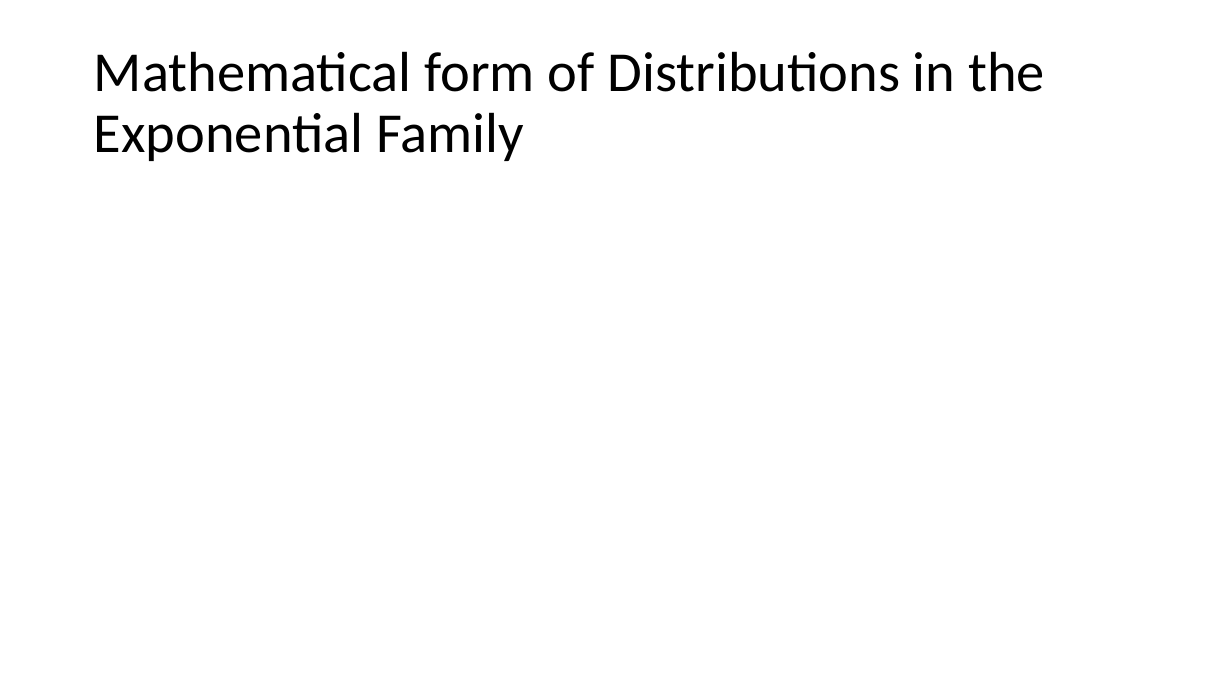
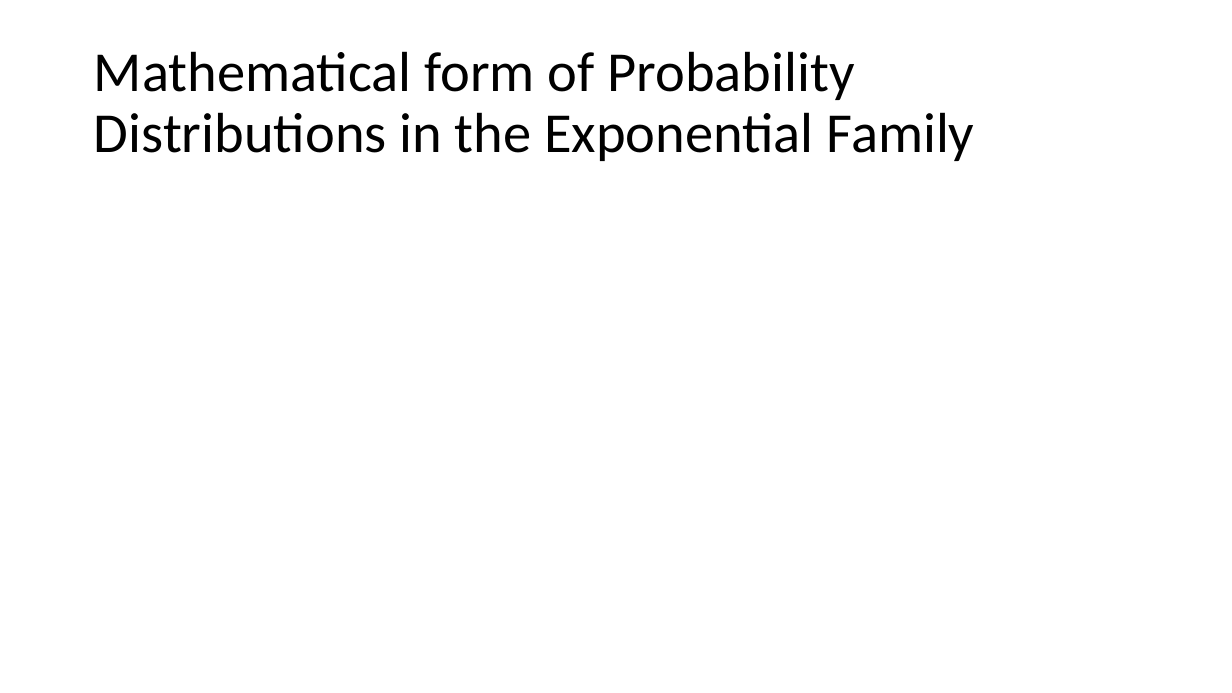
Before and after one commit to ELaBrecque-MMC/RegressionModelOverview, a slide deck: slide 13 of Notes/RegressionModelOverview.pptx (slide 12 before the commit). Drawn at 1232x693 pixels with LibreOffice and Linux fonts; fonts in the diff are those of the drawing; grey boxes stand for pictures. Boxes give left, top, right and bottom in pixels: in the first picture for what was removed or moved away, otherwise in the second. Text is boxed around its words. In the diff, an @@ line names an element or a change of style, - is before the commit and + after.

```diff
--- a/Notes/RegressionModelOverview.pptx
+++ b/Notes/RegressionModelOverview.pptx
@@ title at (94, 51, 975, 161): text changed @@
-Mathematical form of Distributions in the Exponential Family
+Mathematical form of Probability Distributions in the Exponential Family
```
Also in this commit, not shown: 1 other slide changed, 3 slides added, 2 other files.
